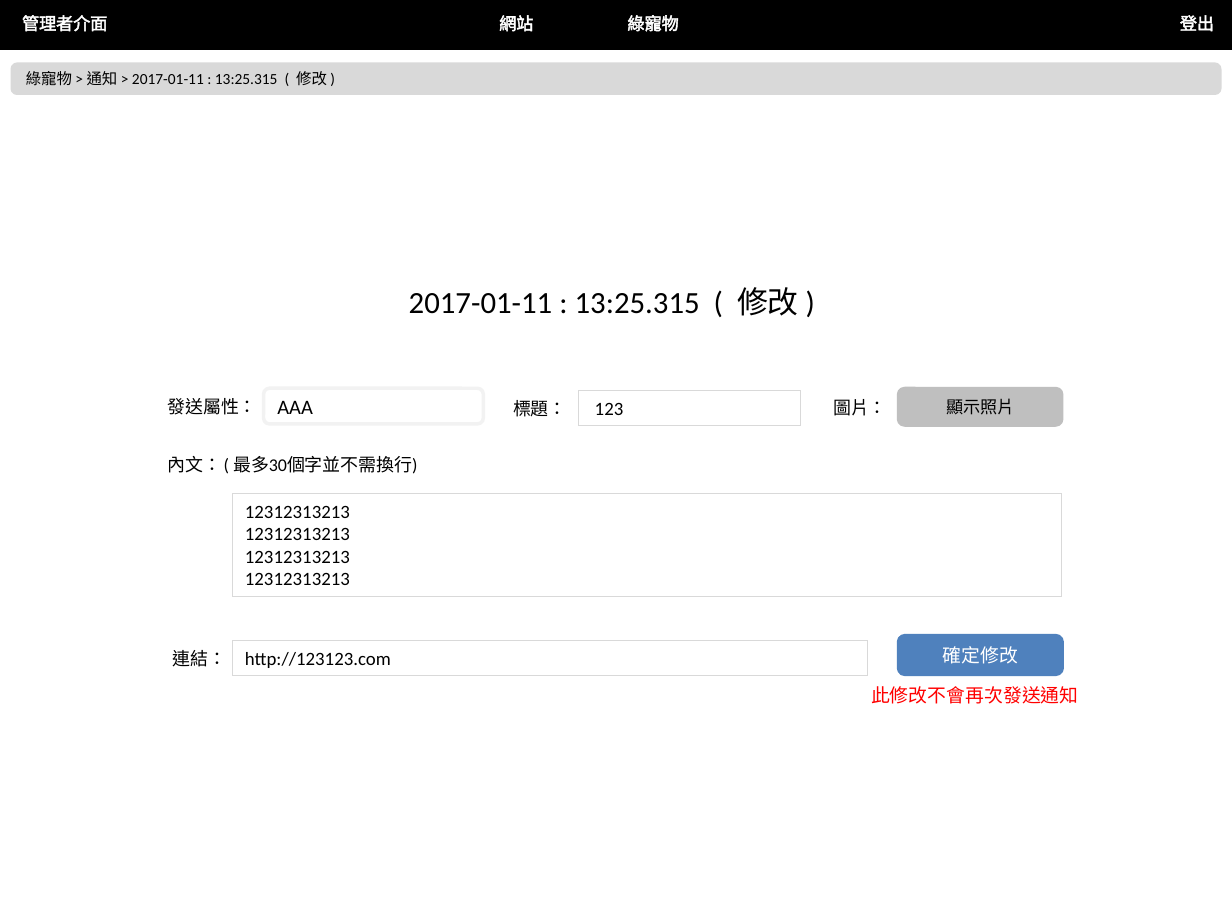
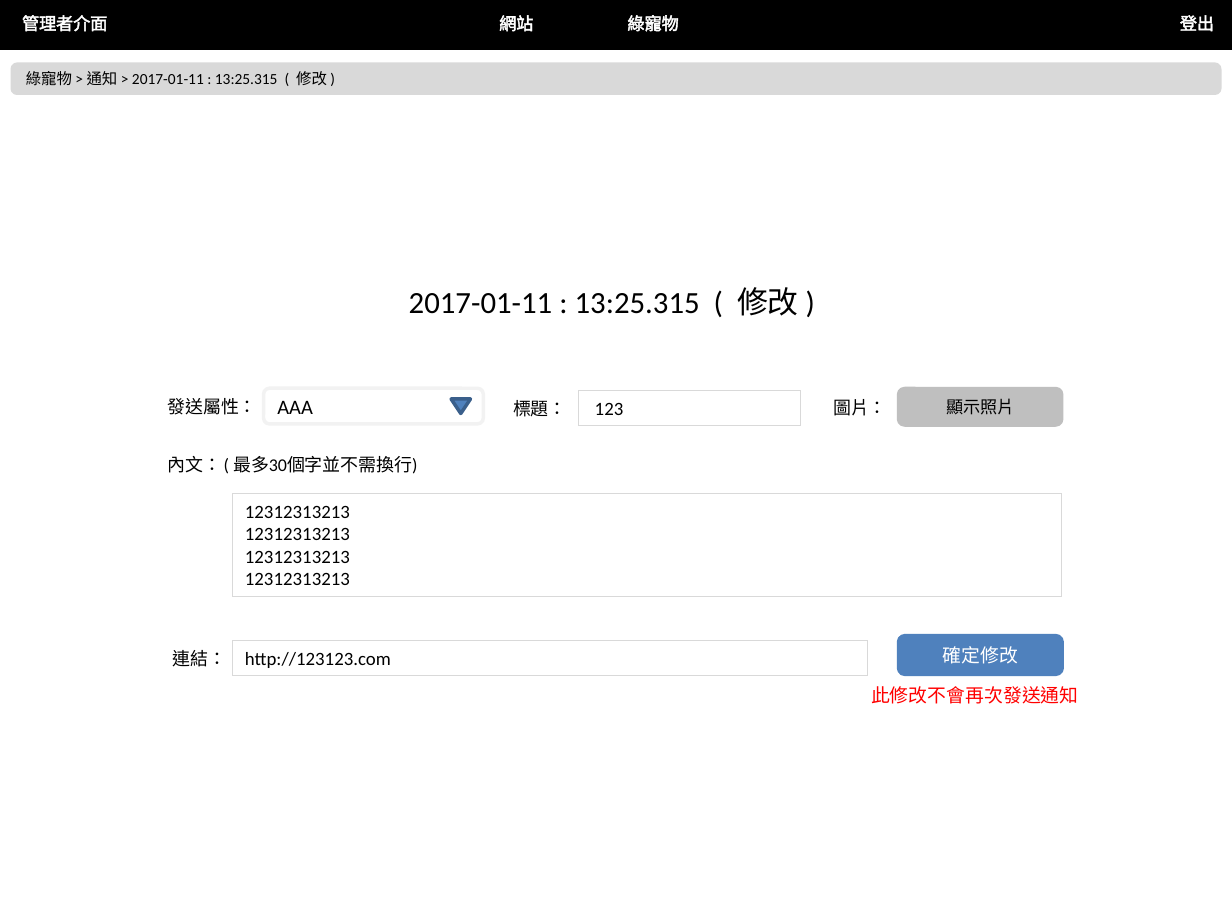
Before and after one commit to nexstar/XMind, a slide deck: slide 29 of 最終後台版型.pptx (slide 25 before the commit). Drawn at 1232x924 pixels with LibreOffice and Linux fonts; fonts in the diff are those of the drawing. Boxes give left, top, right and bottom in pixels: in the first picture for what was removed or moved away, otherwise in the second. Text is boxed around its words. In the diff, an @@ line names an element or a change of style, - is before the commit and + after.

```diff
--- a/最終後台版型.pptx
+++ b/最終後台版型.pptx
@@ triangle added at [451,399,471,414], fill #4F81BD, outline #3A5F8C 2 pt @@
```
Also in this commit, not shown: 4 other slides changed, 4 slides added.
